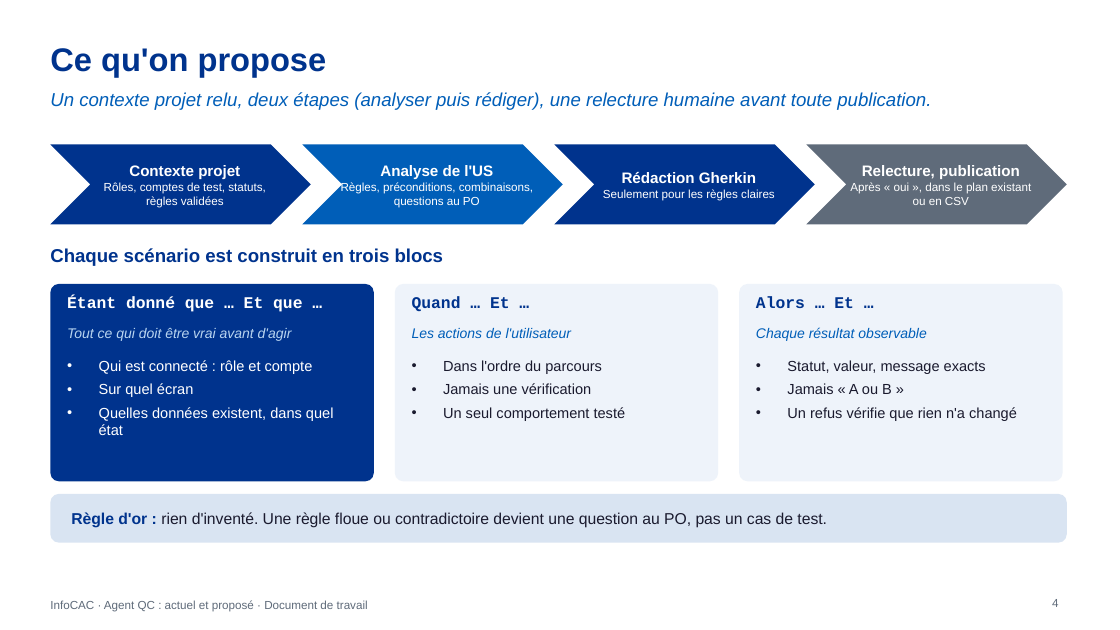
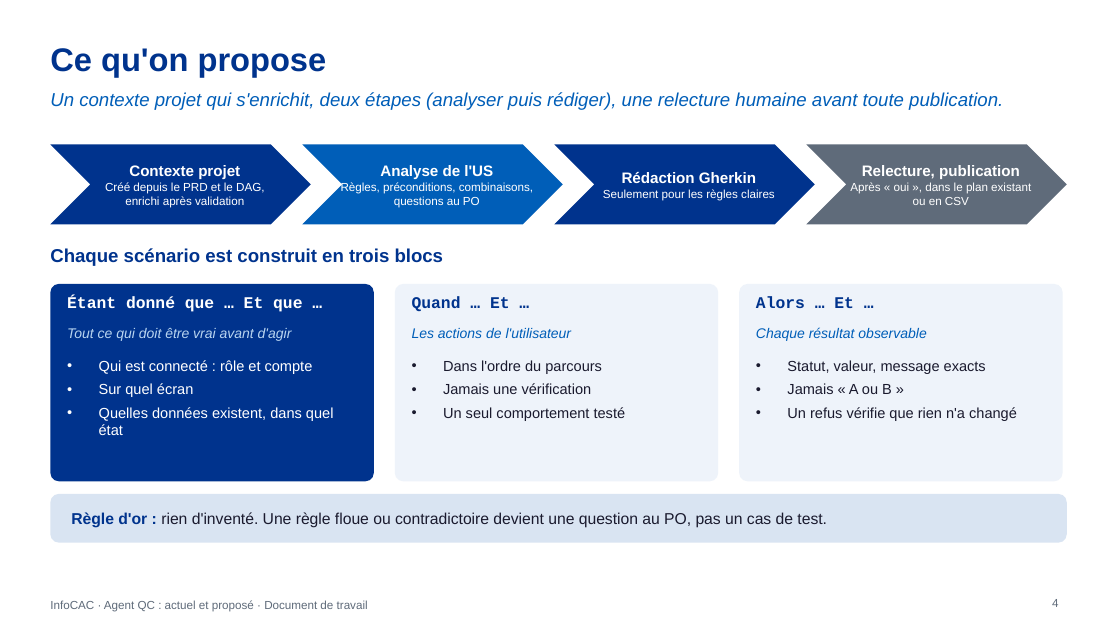
Before and after one commit to DauraRady/Travaux-QA, a slide deck: slide 4 of doc/Agent-QC-actuel-vs-propose.pptx. Drawn at 1120x630 pixels with LibreOffice and Linux fonts; fonts in the diff are those of the drawing. Boxes give left, top, right and bottom in pixels: in the first picture for what was removed or moved away, otherwise in the second. Text is boxed around its words. In the diff, an @@ line names an element or a change of style, - is before the commit and + after.

```diff
--- a/doc/Agent-QC-actuel-vs-propose.pptx
+++ b/doc/Agent-QC-actuel-vs-propose.pptx
@@ text at <box>50,92,1003,110</box>: text changed @@
-Un contexte projet relu, deux étapes (analyser puis rédiger), une relecture humaine avant toute publication.
+Un contexte projet qui s'enrichit, deux étapes (analyser puis rédiger), une relecture humaine avant toute publication.
@@ text at <box>105,182,264,208</box>: text changed @@
-Rôles, comptes de test, statuts, règles validées
+Créé depuis le PRD et le DAG, enrichi après validation
```
Also in this commit, not shown: 3 other slides changed, 1 slide added, 3 other files.
